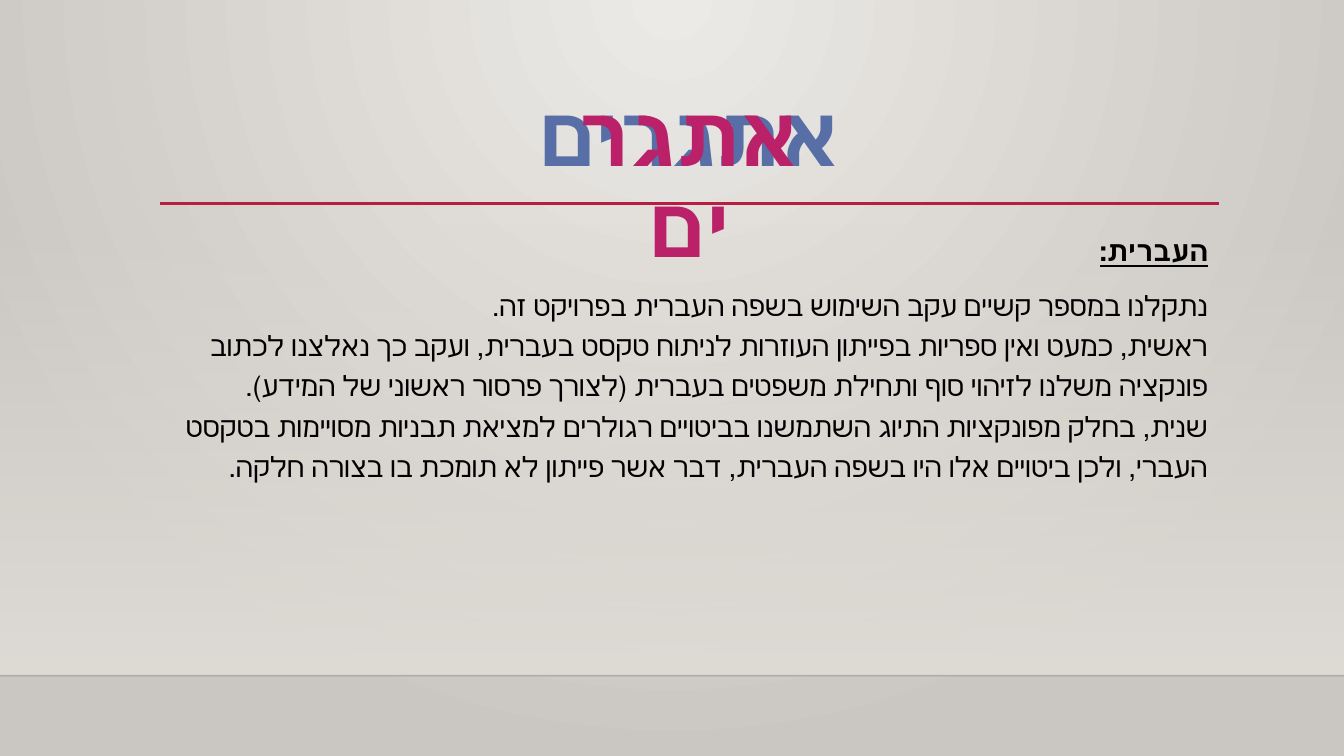
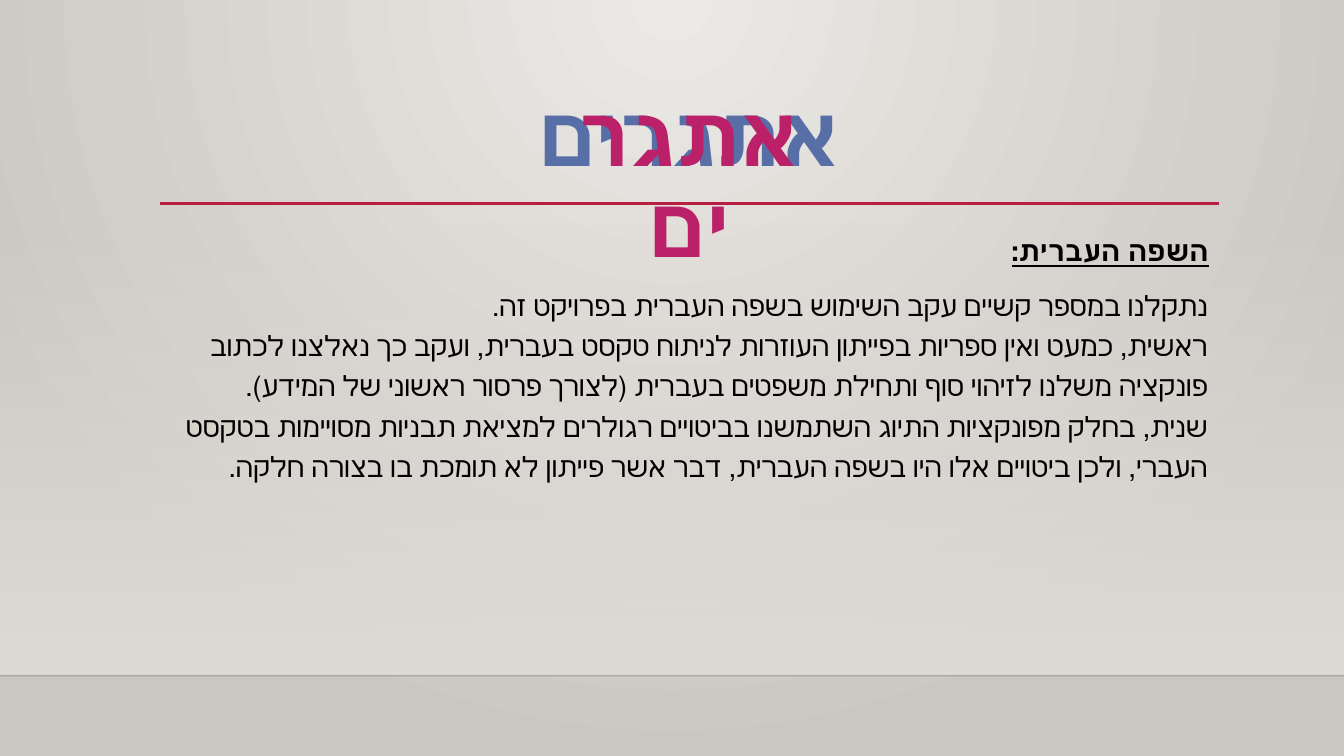
Before and after one commit to TechnionTDK/regex-ml, a slide deck: slide 18 of Presentation.pptx (slide 17 before the commit). Drawn at 1344x756 pixels with LibreOffice and Linux fonts; fonts in the diff are those of the drawing; background and template pictures are left out. Boxes give left, top, right and bottom in pixels: in the first picture for what was removed or moved away, otherwise in the second. Text is boxed around its words. In the diff, an @@ line names an element or a change of style, - is before the commit and + after.

```diff
--- a/Presentation.pptx
+++ b/Presentation.pptx
@@ text at [634,244,1208,318]: text changed @@
-העברית:
+השפה העברית:
```
Also in this commit, not shown: 12 other slides changed, 4 slides added, 5 slides removed.
